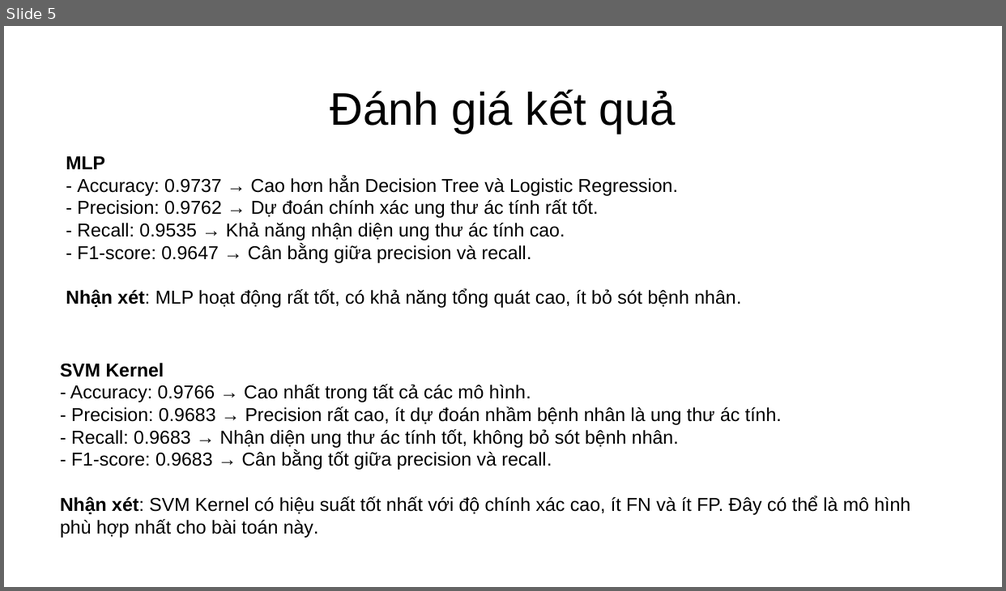
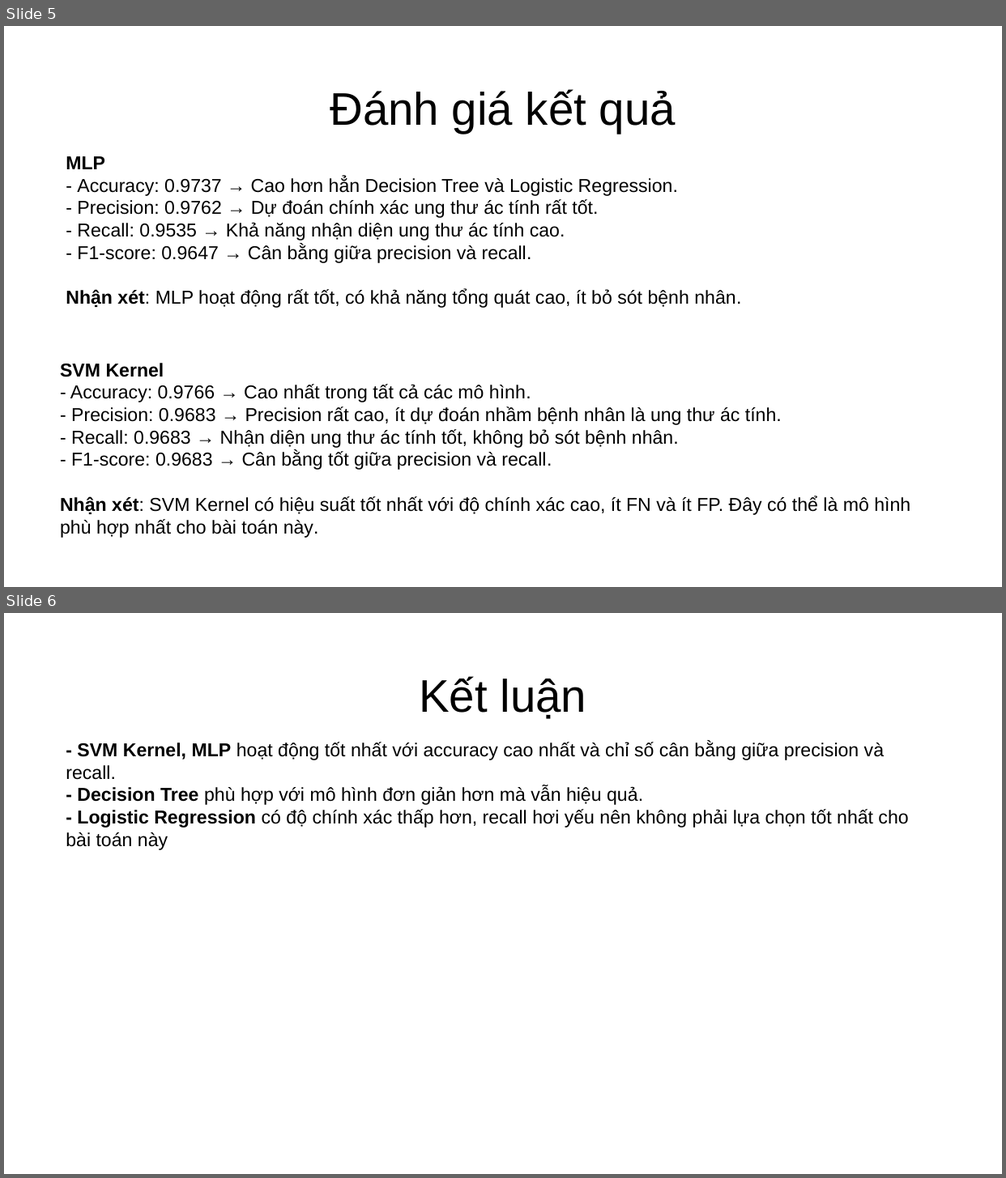
Before and after one commit to DrigerKhanh/MCS-Medical-Learning-Machine, a slide deck: report/KhanhCQ_BreastCancer.pptx. Shown one above the other, each under a label of ours: slide 5 before the commit, slides 5 and 6 after it. The pictures are 1006x591 and 1006x1178 pixels, drawn with LibreOffice and Linux fonts; fonts in the diff are those of the drawing. Boxes give left, top, right and bottom in pixels: in the first picture for what was removed or moved away, otherwise in the second. Text is boxed around its words. In the diff, an @@ line names an element or a change of style, - is before the commit and + after.

Commit message:
Update Breast Cancer report

```diff
--- a/report/KhanhCQ_BreastCancer.pptx
+++ b/report/KhanhCQ_BreastCancer.pptx
@@ slide 6 added at box(4, 613, 1002, 1174), background #FFFFFF @@
@@ title added at box(419, 676, 587, 719), 44 pt, text #000000 @@
+Kết luận
@@ text added at box(66, 742, 908, 850), 18 pt, text #000000 @@
+- SVM Kernel, MLP hoạt động tốt nhất với accuracy cao nhất và chỉ số cân bằng giữa precision và recall.
+- Decision Tree phù hợp với mô hình đơn giản hơn mà vẫn hiệu quả.
+- Logistic Regression có độ chính xác thấp hơn, recall hơi yếu nên không phải lựa chọn tốt nhất cho bài toán này
```
